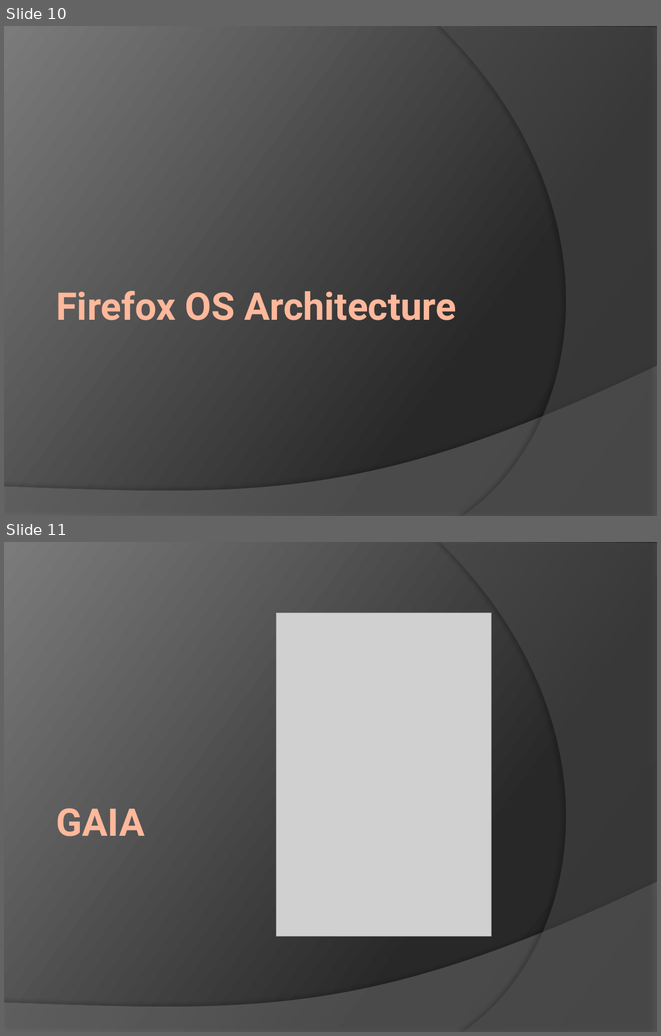
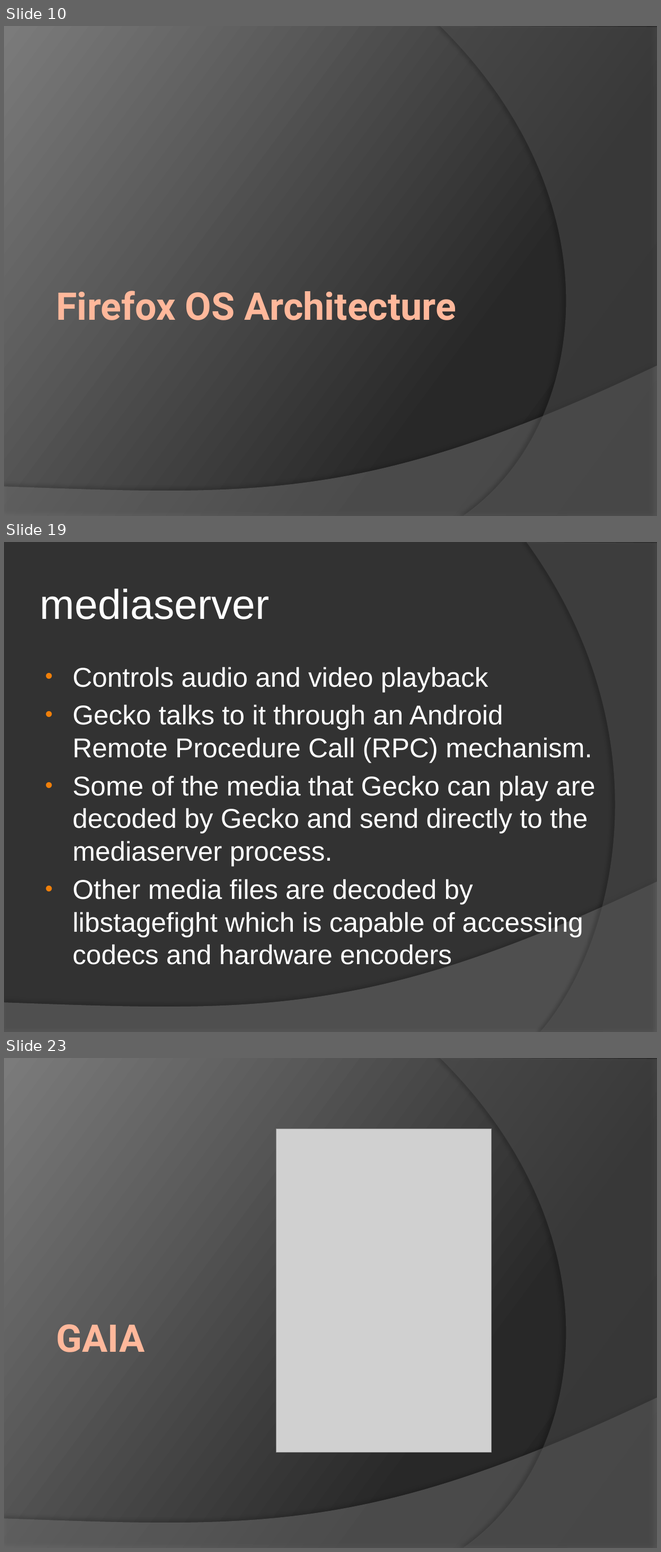
Before and after one commit to ymihaylov/Firefox-OS-Documentation-Project, a slide deck: Firefox OS.pptx. Shown one above the other, each under a label of ours: slides 10 and 11 before the commit, slides 10, 19 and 23 after it; the slides between them are not shown. The pictures are 661x1036 and 661x1552 pixels, drawn with LibreOffice and Linux fonts; fonts in the diff are those of the drawing; grey boxes stand for pictures. Boxes give left, top, right and bottom in pixels: in the first picture for what was removed or moved away, otherwise in the second. Text is boxed around its words. In the diff, an @@ line names an element or a change of style, - is before the commit and + after.

```diff
--- a/Firefox OS.pptx
+++ b/Firefox OS.pptx
@@ slide 19 added at (4,542,657,1032), background #323232; not listed: 1 template element that a slide beside it also shows @@
@@ freeform shape added at (527,542,657,1032), fill #5E5E5E at 40% opacity @@
@@ title added at (40,589,270,619), 46 pt, text #FFFFFF @@
+mediaserver
@@ text added at (72,667,595,964), 30 pt, text #FFFFFF @@
+• Controls audio and video playback
+• Gecko talks to it through an Android Remote Procedure Call (RPC) mechanism.
+• Some of the media that Gecko can play are decoded by Gecko and send directly to the mediaserver process.
+• Other media files are decoded by libstagefight which is capable of accessing codecs and hardware encoders
@@ what was slide 11 is now slide 23 @@
```
Also in this commit, not shown: 11 other slides added.
